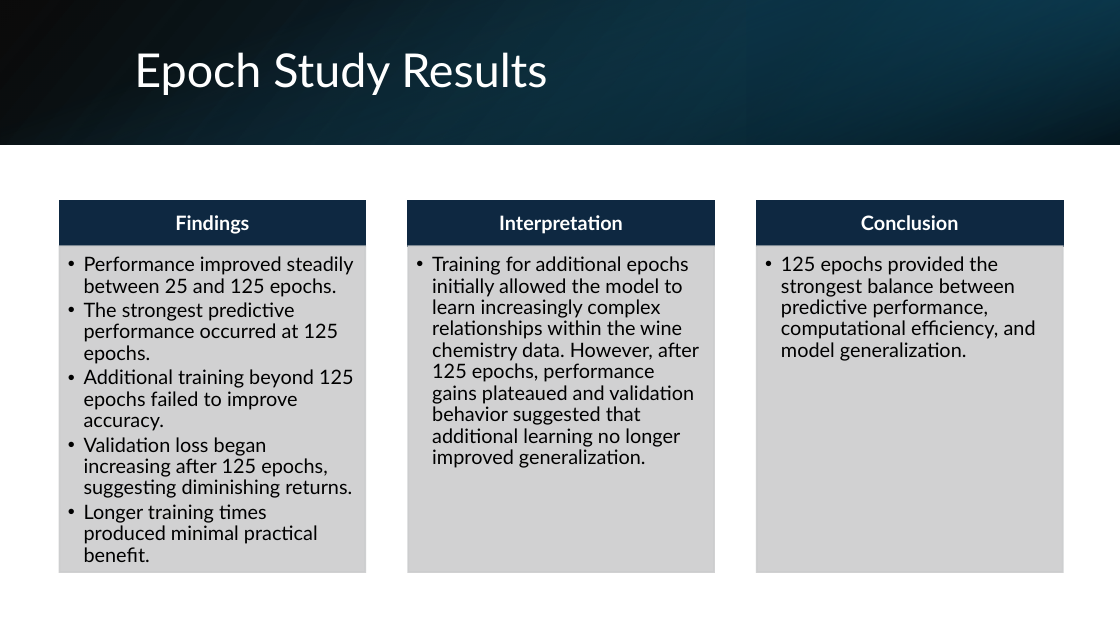
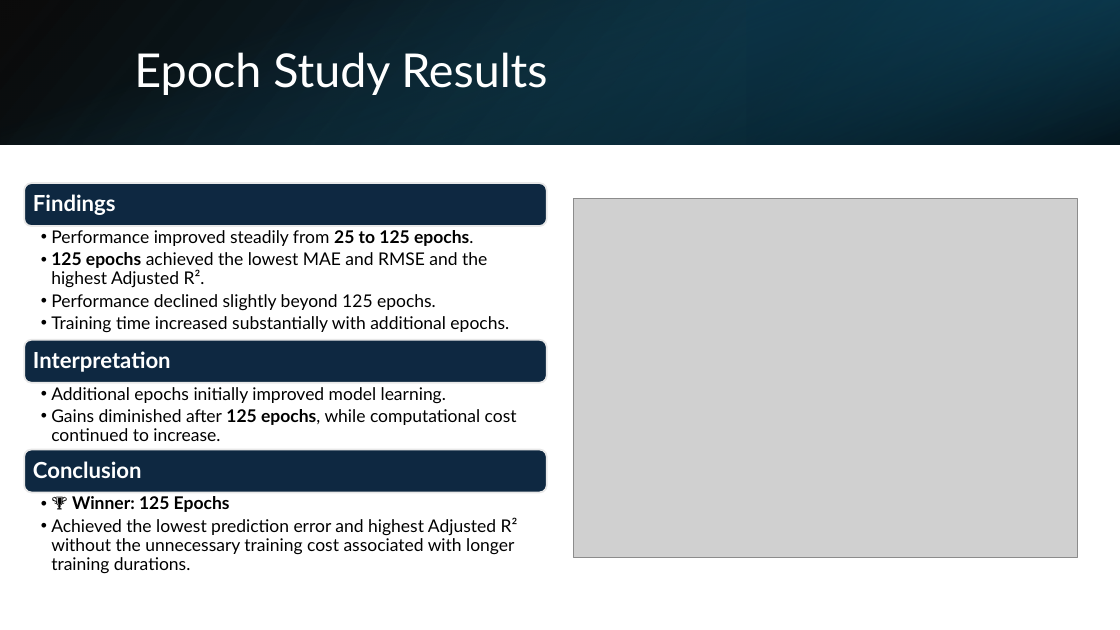
Before and after one commit to niecestroa/pro-ibm-ml-course-projects, a slide deck: slide 21 of neural-network-optimization/report/Deep Learning for Wine Quality Prediction.pptx (slide 22 before the commit). Drawn at 1120x630 pixels with LibreOffice and Linux fonts; fonts in the diff are those of the drawing; grey boxes stand for pictures. Boxes give left, top, right and bottom in pixels: in the first picture for what was removed or moved away, otherwise in the second. Text is boxed around its words. In the diff, an @@ line names an element or a change of style, - is before the commit and + after.

```diff
--- a/neural-network-optimization/report/Deep Learning for Wine Quality Prediction.pptx
+++ b/neural-network-optimization/report/Deep Learning for Wine Quality Prediction.pptx
@@ text "Findings": place and size @@
-text "Findings" at <box>175,215,249,234</box>
+text "Findings" at <box>33,194,116,215</box>
@@ picture added at <box>573,199,1077,558</box> @@
@@ group removed at <box>60,202,1063,572</box>: 6 rectangles, 3 texts @@
-  • Performance improved steadily between 25 and 125 epochs.
-  • The strongest predictive performance occurred at 125 epochs.
-  • Additional training beyond 125 epochs failed to improve accuracy.
-  • Validation loss began increasing after 125 epochs, suggesting diminishing returns.
-  • Longer training times produced minimal practical benefit.
-  • Training for additional epochs initially allowed the model to learn increasingly complex relationships within the wine chemistry data. However, after 125 epochs, performance gains plateaued and validation behavior suggested that additional learning no longer improved generalization.
-  • 125 epochs provided the strongest balance between predictive performance, computational efficiency, and model generalization.
@@ text "Interpretation": place and size @@
-text "Interpretation" at <box>499,215,623,234</box>
+text "Interpretation" at <box>33,351,171,372</box>
@@ size 17 to 19 pt; alignment centre to left in 3 elements at <box>33,194,116,215</box>, <box>33,351,171,372</box>, <box>33,461,142,478</box> @@
@@ text "Conclusion": place and size @@
-text "Conclusion" at <box>861,215,959,230</box>
+text "Conclusion" at <box>33,461,142,478</box>
@@ group added at <box>24,183,547,574</box>: 3 rounded rectangles, 3 texts @@
+  • Performance improved steadily from 25 to 125 epochs.
+  • 125 epochs achieved the lowest MAE and RMSE and the highest Adjusted R².
+  • Performance declined slightly beyond 125 epochs.
+  • Training time increased substantially with additional epochs.
+  • Additional epochs initially improved model learning.
+  • Gains diminished after 125 epochs, while computational cost continued to increase.
+  • 🏆 Winner: 125 Epochs
+  • Achieved the lowest prediction error and highest Adjusted R² without the unnecessary training cost associated with longer training durations.
```
Also in this commit, not shown: 19 other slides changed, 5 slides added, 6 slides removed, 6 other files.
